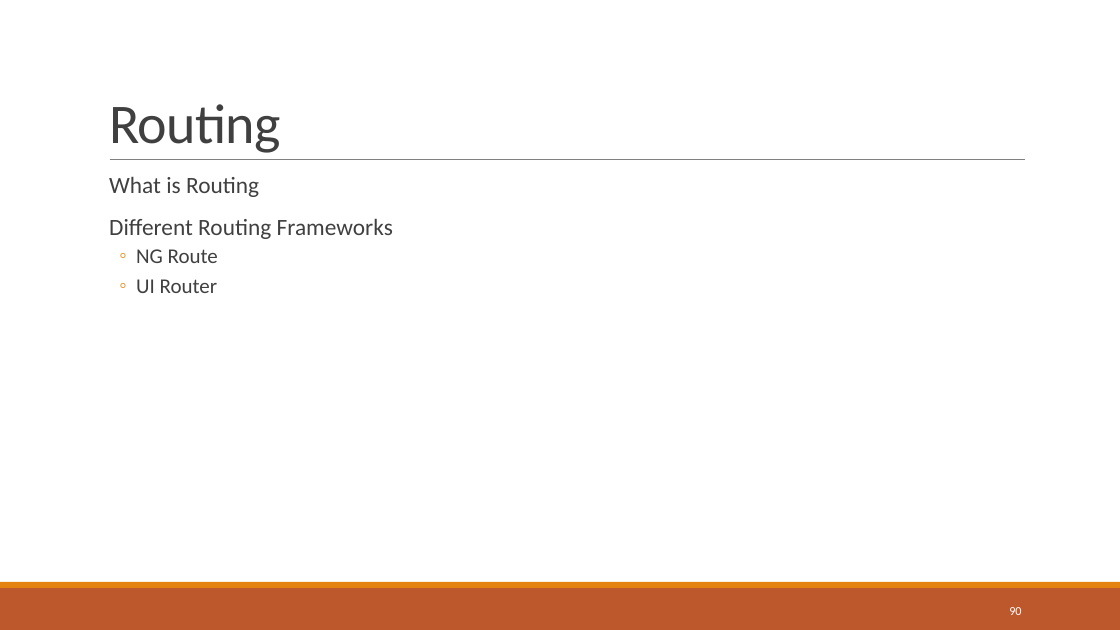
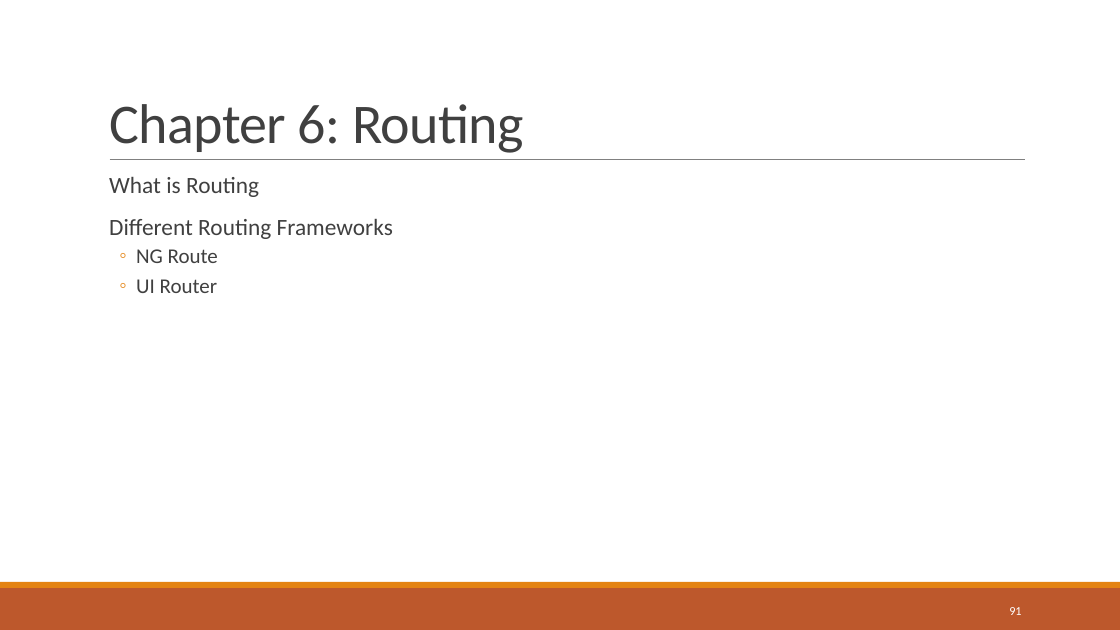
Before and after one commit to sbechtold/angularjs, a slide deck: slide 91 of materials/AngularJS.pptx (slide 90 before the commit). Drawn at 1120x630 pixels with LibreOffice and Linux fonts; fonts in the diff are those of the drawing. Boxes give left, top, right and bottom in pixels: in the first picture for what was removed or moved away, otherwise in the second. Text is boxed around its words. In the diff, an @@ line names an element or a change of style, - is before the commit and + after.

```diff
--- a/materials/AngularJS.pptx
+++ b/materials/AngularJS.pptx
@@ title at box(109, 104, 524, 153): text changed @@
-Routing
+Chapter 6: Routing
@@ page number at box(1009, 607, 1021, 615): text changed @@
-90
+91
```
Also in this commit, not shown: 11 other slides changed, 12 slides added, 10 slides removed, 16 other files.
